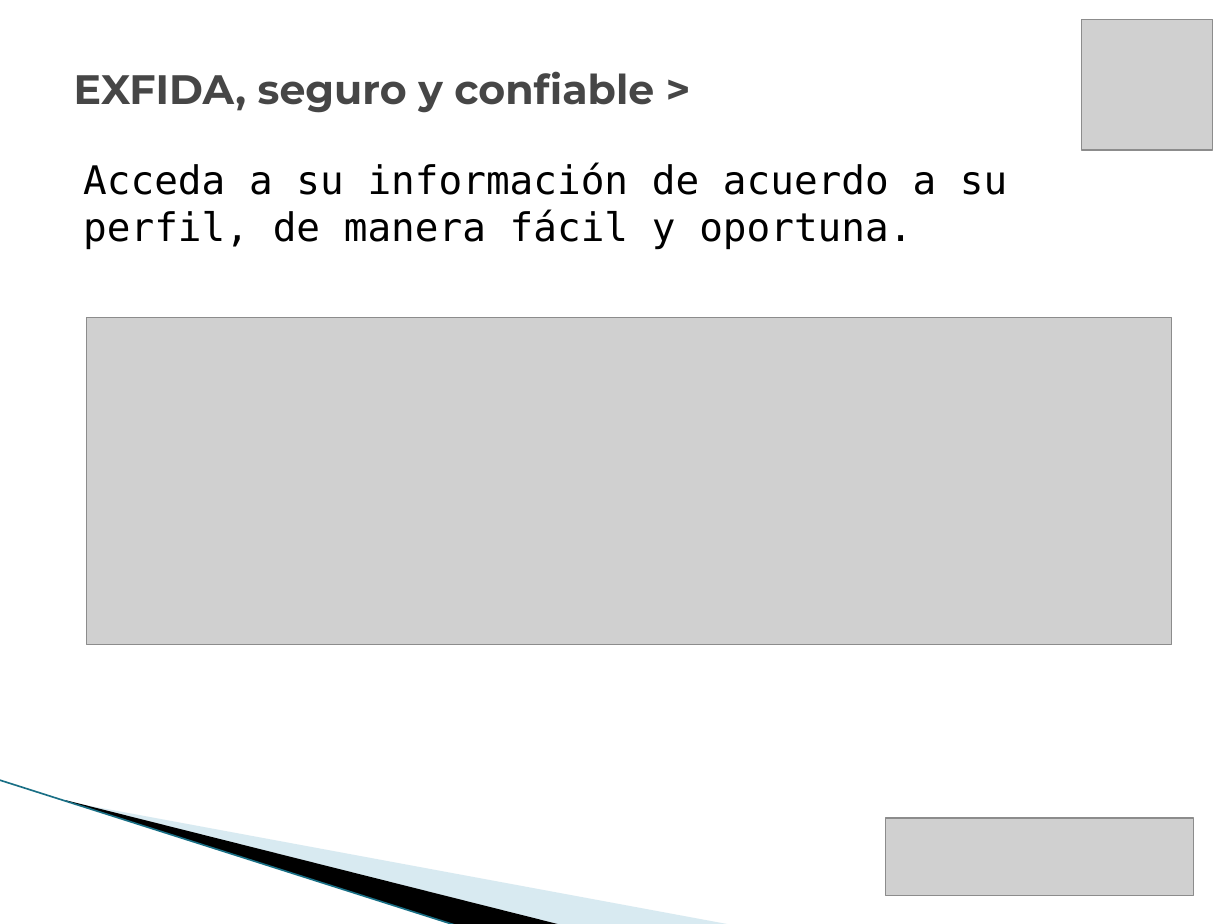
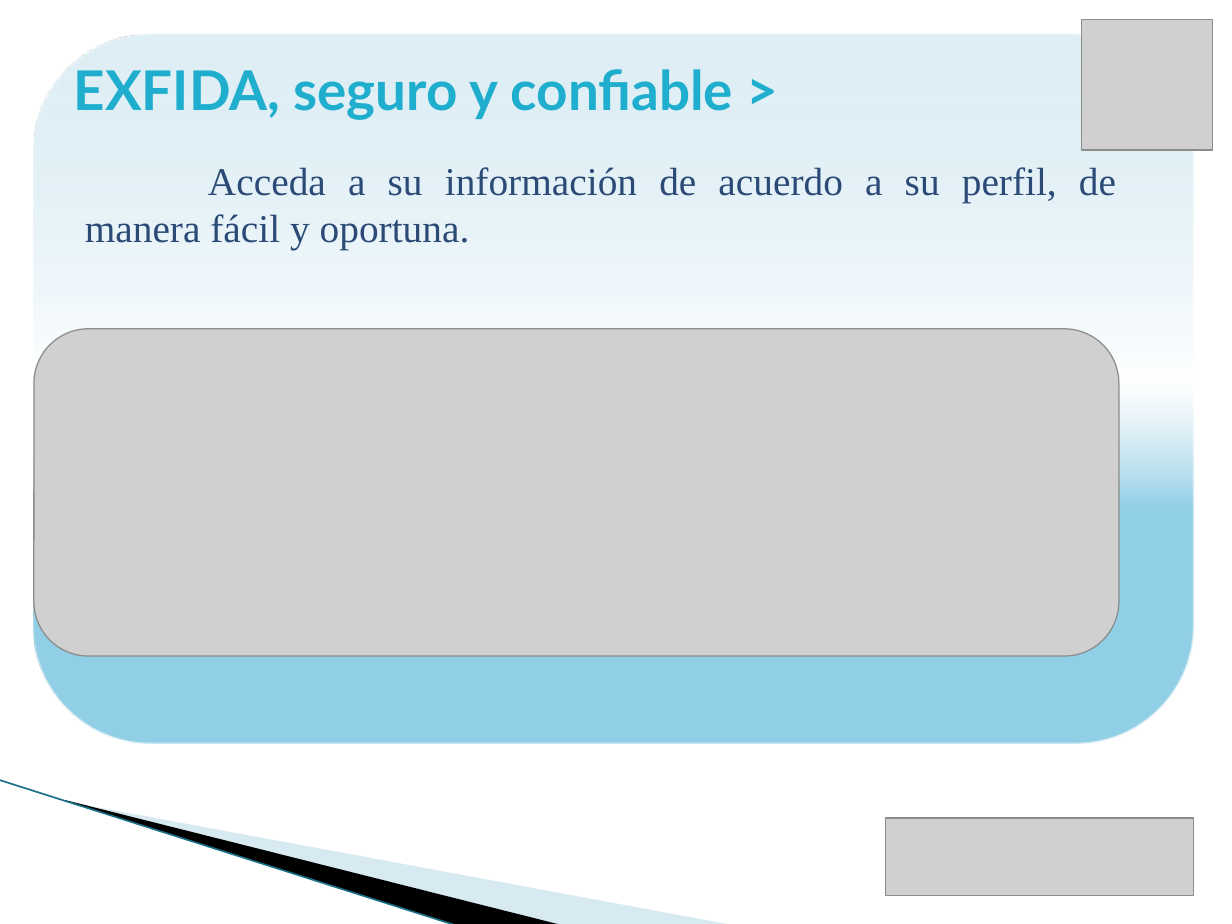
Before and after one commit to vicky1404/rev-ii, a slide deck: slide 10 of docs/comercial/brochure_2.pptx. Drawn at 1232x924 pixels with LibreOffice and Linux fonts; fonts in the diff are those of the drawing; grey boxes stand for pictures; background and template pictures are left out. Boxes give left, top, right and bottom in pixels: in the first picture for what was removed or moved away, otherwise in the second. Text is boxed around its words. In the diff, an @@ line names an element or a change of style, - is before the commit and + after.

```diff
--- a/docs/comercial/brochure_2.pptx
+++ b/docs/comercial/brochure_2.pptx
@@ rounded rectangle added at (34,36,1194,744), fill gradient #92CFE8 to #BDE0EF to #DFEFF6 @@
@@ title "EXFIDA, seguro y confiable >" at (74,69,733,120): size 24 to 32 pt, font Montserrat to Lato, text colour #464646 to #1FAECD @@
@@ text at (85,167,1116,250): text changed; font DejaVu Sans Mono to Times New Roman; text colour #000000 to #2B4A76 @@
-Acceda a su información de acuerdo a su
-perfil, de manera fácil y oportuna.
+Acceda a su información de acuerdo a su perfil, de manera fácil y oportuna.
@@ picture: place and size @@
-picture at (86,318,1172,646)
+picture at (34,329,1120,657)
```
Also in this commit, not shown: 23 other slides changed.
